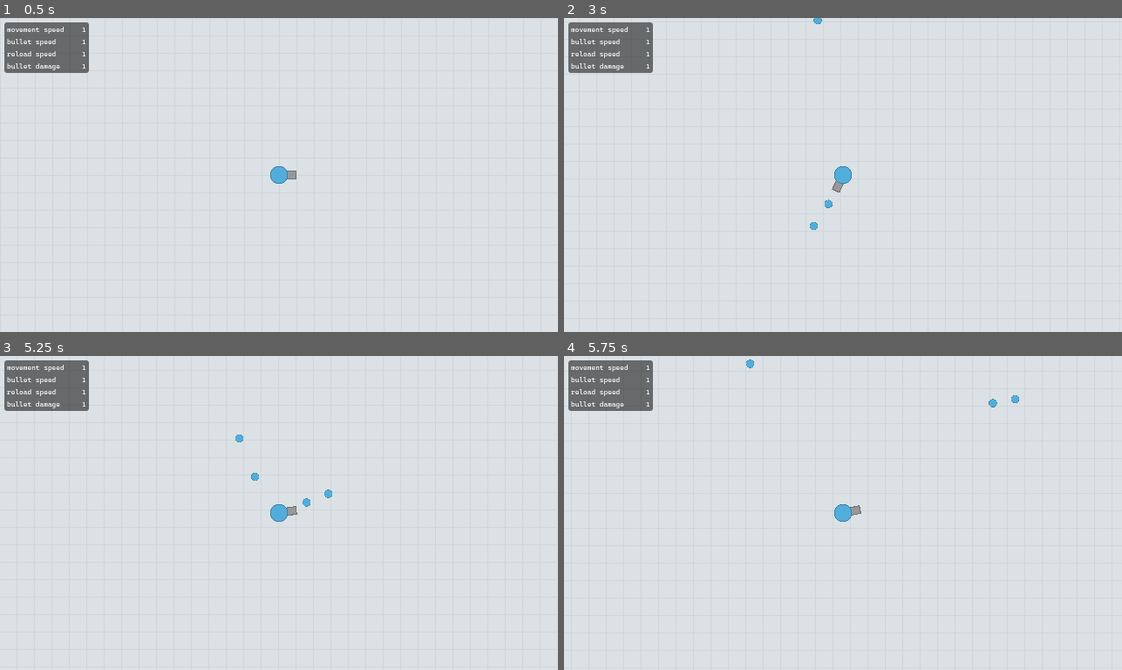
Above: before the commit, frames 1-4 (two rows, left to right).
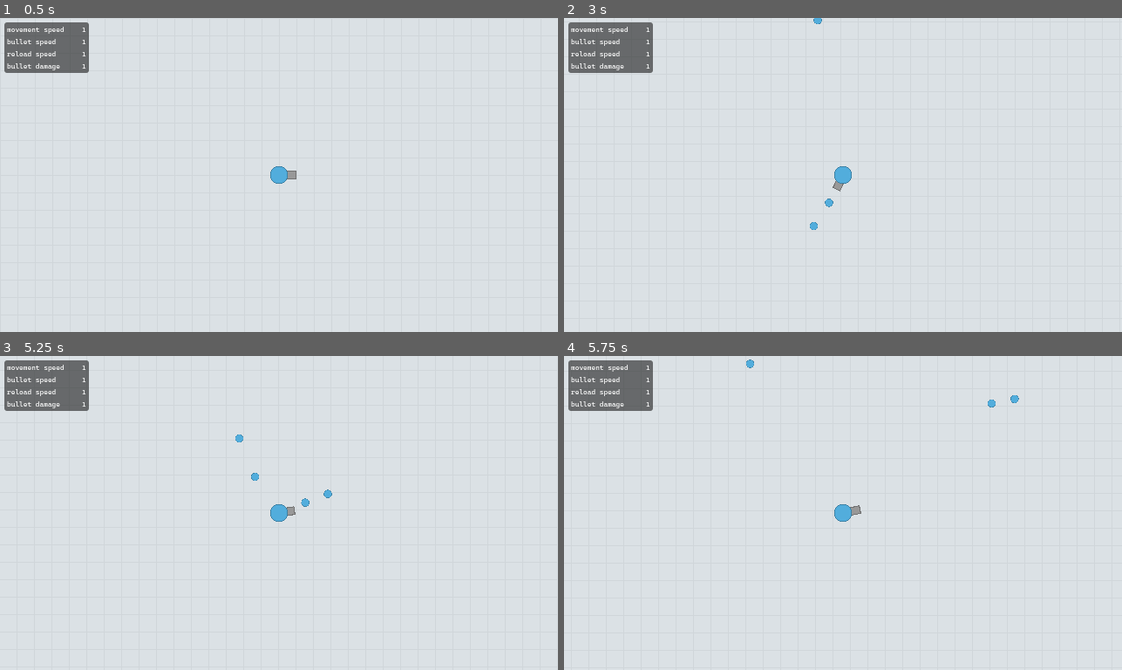
Above: after the commit, the same moments.

Repository: jackoubridge/godot-game
Game: Godot game, scene res://scenes/main.tscn
The game is run twice, just before and just after one commit, with the same random seed, the same clock (stepped at 60 frames per second) and the same inputs.
Inputs (mouse positions are in pixels of both pictures, inside the frame that each line leads up to):
- Up to frame 1 (0.5 s): no input
- Up to frame 2 (3 s): tap Enter at 0.5 s; move the mouse to (965, 159) at 0.52 s; hold D (move_right) 0.53-1.28 s; tap Space (shoot) every 0.75 s from 0.6 to 2.85 s; click (965, 159) at 0.67 s; move the mouse to (731, 190) at 1.27 s; hold S (move_down) 1.28-2.03 s; move the mouse to (898, 105) at 2.02 s; hold D (move_right) 2.03-2.78 s; move the mouse to (815, 237) at 2.77 s; hold W (move_up) from 2.78 s (still down); click (815, 237) at 2.92 s
- Up to frame 3 (5.25 s): move the mouse to (446, 560) at 3.52 s; release W (move_up) at 3.53 s; hold A (move_left) 3.53-5.03 s; tap Space (shoot) at 3.6, 4.35, 5, 5.1 s; move the mouse to (111, 465) at 4.27 s; move the mouse to (306, 513) at 5.02 s; hold S (move_down) from 5.03 s (still down); click (306, 513) at 5.17 s
- Up to frame 4 (5.75 s): keep holding S (move_down)

Frame 1 is identical in both runs. In frame 2, less than 0.1% of the frame differs, in the area x 46-50%, y 53-61%; in frame 3, less than 0.1%, in the area x 52-60%, y 42-51%; in frame 4, less than 0.1%.

Commit message:
Fire recoil animation

Diff:
--- a/scenes/player.tscn
+++ b/scenes/player.tscn
@@ -4,6 +4,7 @@
 [ext_resource type="Script" uid="uid://b4lh526ttkykw" path="res://scripts/player.gd" id="1_g2els"]
 [ext_resource type="Script" uid="uid://cpeqlxu6je2k3" path="res://scenes/camera_zoom.gd" id="2_dqkch"]
 [ext_resource type="Texture2D" uid="uid://cdck0dwbflhp6" path="res://assets/player-gun.png" id="3_qhqgy"]
+[ext_resource type="Script" uid="uid://b1uep1n0l4l3i" path="res://scripts/recoil.gd" id="4_qlg0r"]
 
 [sub_resource type="CircleShape2D" id="CircleShape2D_3vyb7"]
 
@@ -35,6 +36,8 @@
 
 [node name="Gun" type="Node2D" parent="CharacterBody2D" unique_id=1172378713]
 position = Vector2(-320, -180)
+script = ExtResource("4_qlg0r")
+recoil_offset = Vector2(-2, 0)
 
 [node name="Sprite2D" type="Sprite2D" parent="CharacterBody2D/Gun" unique_id=256848555]
 z_index = -1
@@ -43,7 +46,7 @@
 scale = Vector2(0.022, 0.022)
 texture = ExtResource("3_qhqgy")
 
-[node name="BulletStart" type="Node2D" parent="CharacterBody2D" unique_id=1165560921]
-position = Vector2(15.5, 0)
+[node name="BulletStart" type="Node2D" parent="CharacterBody2D/Gun" unique_id=1165560921]
+position = Vector2(335.5, 180)
 
 [connection signal="area_entered" from="CharacterBody2D/Area2D" to="CharacterBody2D" method="_on_area_2d_area_entered"]
--- a/scripts/player.gd
+++ b/scripts/player.gd
@@ -34,7 +34,7 @@
 func shoot():
 	var bullet = bullet_path.instantiate()
 	bullet.dir = rotation
-	bullet.pos = $BulletStart.global_position
+	bullet.pos = $Gun/BulletStart.global_position
 	bullet.rot = global_rotation
 	get_parent().add_child(bullet)
 
@@ -42,5 +42,7 @@
 	var recoil_dir = -forward
 	velocity += recoil_dir * recoil_strength
 
+	$Gun.recoil()
+
 func _on_area_2d_area_entered(_area: Area2D) -> void:
 	pass
--- /dev/null
+++ b/scripts/recoil.gd
@@ -0,0 +1,20 @@
+extends Node2D
+
+@export var recoil_offset: Vector2 = Vector2(-5, 0)
+
+var rest_position: Vector2
+var recoil_tween: Tween
+
+func _ready():
+	rest_position = position
+
+func recoil():
+	if recoil_tween:
+		recoil_tween.kill()
+
+	recoil_tween = create_tween()
+
+	recoil_tween.tween_property(self, "position", rest_position + recoil_offset, 0.05)
+	recoil_tween.tween_property(self, "position", rest_position, 0.1)\
+		.set_trans(Tween.TRANS_SINE)\
+		.set_ease(Tween.EASE_OUT)
Not shown, added: scripts/recoil.gd.uid
